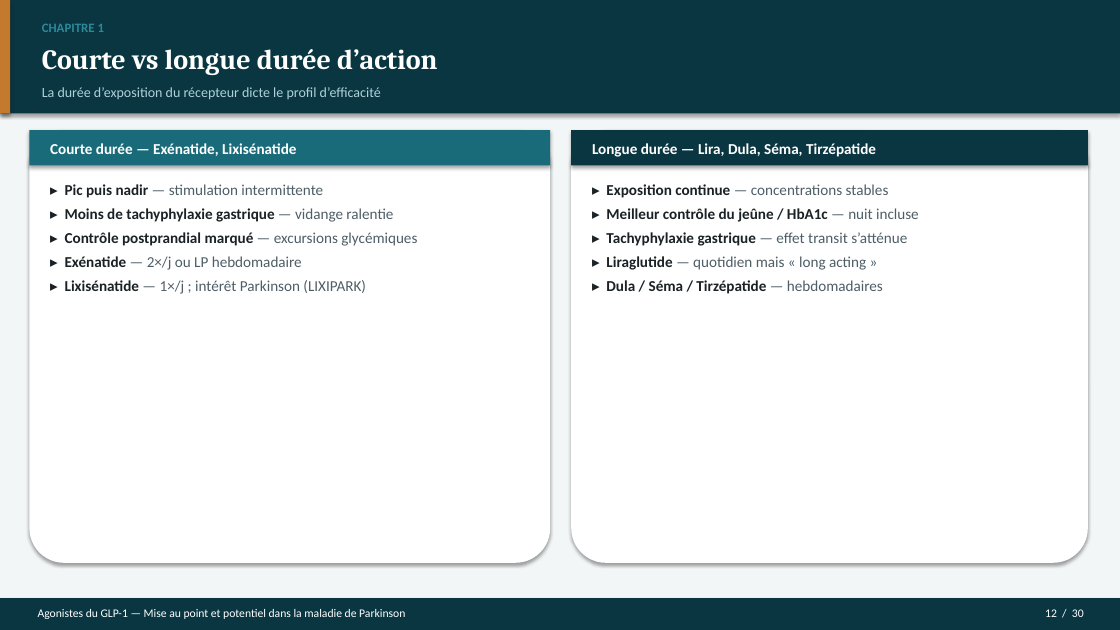
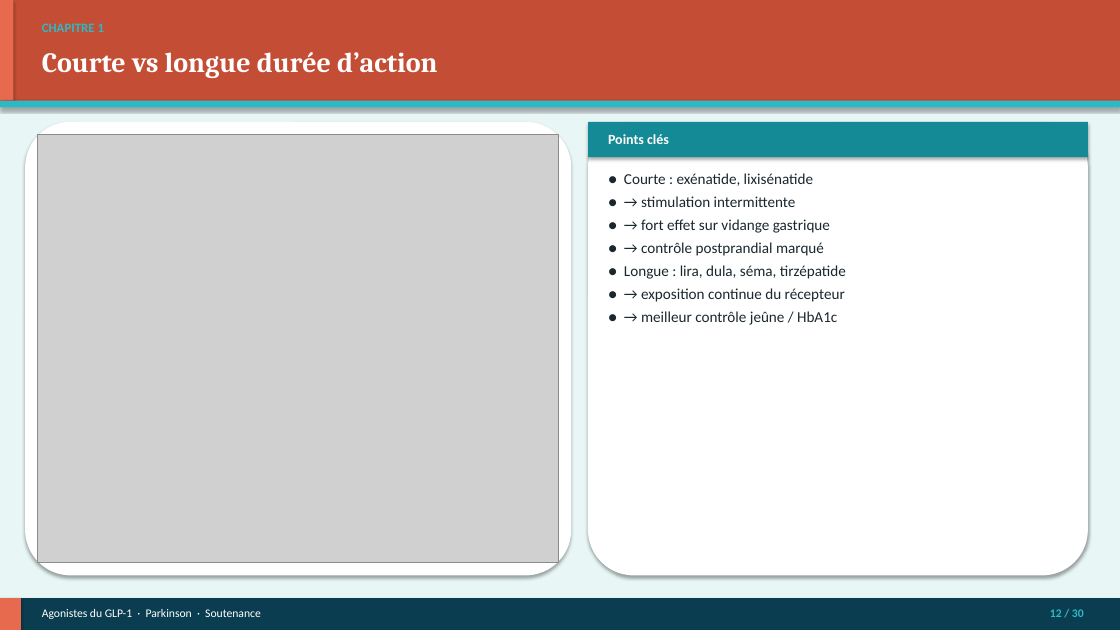
Before and after one commit to Mashtal-Platform/mashtal-platform, a slide deck: slide 12 of docs/presentation/Soutenance_GLP1_Parkinson.pptx. Drawn at 1120x630 pixels with LibreOffice and Linux fonts; fonts in the diff are those of the drawing; grey boxes stand for pictures. Boxes give left, top, right and bottom in pixels: in the first picture for what was removed or moved away, otherwise in the second. Text is boxed around its words. In the diff, an @@ line names an element or a change of style, - is before the commit and + after.

```diff
--- a/docs/presentation/Soutenance_GLP1_Parkinson.pptx
+++ b/docs/presentation/Soutenance_GLP1_Parkinson.pptx
@@ rectangle at <box>0,0,1120,630</box>: fill #F3F6F7 to #E8F7F5 @@
@@ rectangle: place and size @@
-rectangle at <box>0,0,1120,113</box>
+rectangle at <box>0,0,1120,101</box>
@@ rectangle at <box>0,0,1120,101</box>: fill #0A3642 to #C44E35 @@
@@ rectangle: place and size @@
-rectangle at <box>0,0,10,113</box>
+rectangle at <box>0,0,13,101</box>
@@ rectangle at <box>0,0,13,101</box>: fill #C47A2C to #E86A4E @@
@@ text "CHAPITRE 1" at <box>42,23,104,32</box>: text colour #2A8A9A to #2EB8C4 @@
@@ text removed at <box>42,87,381,100</box> @@
-La durée d’exposition du récepteur dicte le profil d’efficacité
@@ rectangle added at <box>0,101,1120,108</box>, fill #2EB8C4 @@
@@ rounded rectangle: place and size @@
-rounded rectangle at <box>29,130,550,563</box>
+rounded rectangle at <box>25,122,571,576</box>
@@ rounded rectangle at <box>25,122,571,576</box>: proportions changed @@
@@ rectangle removed at <box>29,130,550,166</box> @@
@@ picture added at <box>38,134,559,563</box> @@
@@ text removed at <box>50,143,296,156</box> @@
-Courte durée — Exénatide, Lixisénatide
@@ rounded rectangle at <box>588,122,1088,576</box>: proportions changed @@
@@ rounded rectangle: place and size @@
-rounded rectangle at <box>571,130,1088,563</box>
+rounded rectangle at <box>588,122,1088,576</box>
@@ rectangle: place and size @@
-rectangle at <box>571,130,1088,166</box>
+rectangle at <box>588,122,1088,157</box>
@@ rectangle at <box>588,122,1088,157</box>: fill #0A3642 to #148A96 @@
@@ text removed at <box>592,143,876,157</box> @@
-Longue durée — Lira, Dula, Séma, Tirzépatide
@@ text added at <box>608,134,669,144</box>, 12 pt, text #FFFFFF, bold @@
+Points clés
@@ text at <box>624,173,846,325</box>: text changed; text colour #1A2226 to #1A282E; bold off @@
-▸ Exposition continue — concentrations stables
-▸ Meilleur contrôle du jeûne / HbA1c — nuit incluse
-▸ Tachyphylaxie gastrique — effet transit s’atténue
-▸ Liraglutide — quotidien mais « long acting »
-▸ Dula / Séma / Tirzépatide — hebdomadaires
+● Courte : exénatide, lixisénatide
+● → stimulation intermittente
+● → fort effet sur vidange gastrique
+● → contrôle postprandial marqué
+● Longue : lira, dula, séma, tirzépatide
+● → exposition continue du récepteur
+● → meilleur contrôle jeûne / HbA1c
@@ text removed at <box>65,184,417,294</box> @@
-▸ Pic puis nadir — stimulation intermittente
-▸ Moins de tachyphylaxie gastrique — vidange ralentie
-▸ Contrôle postprandial marqué — excursions glycémiques
-▸ Exénatide — 2×/j ou LP hebdomadaire
-▸ Lixisénatide — 1×/j ; intérêt Parkinson (LIXIPARK)
@@ rectangle at <box>0,598,1120,630</box>: fill #0A3642 to #0A3D4F @@
@@ rectangle added at <box>0,598,21,630</box>, fill #E86A4E @@
@@ text at <box>42,609,261,619</box>: text changed @@
-Agonistes du GLP-1 — Mise au point et potentiel dans la maladie de Parkinson
+Agonistes du GLP-1 · Parkinson · Soutenance
@@ text "12 / 30" at <box>1050,609,1084,617</box>: text colour #FFFFFF to #2EB8C4, bold on @@
```
Also in this commit, not shown: 27 other slides changed, 2 slides added, 2 slides removed, 9 other files.
